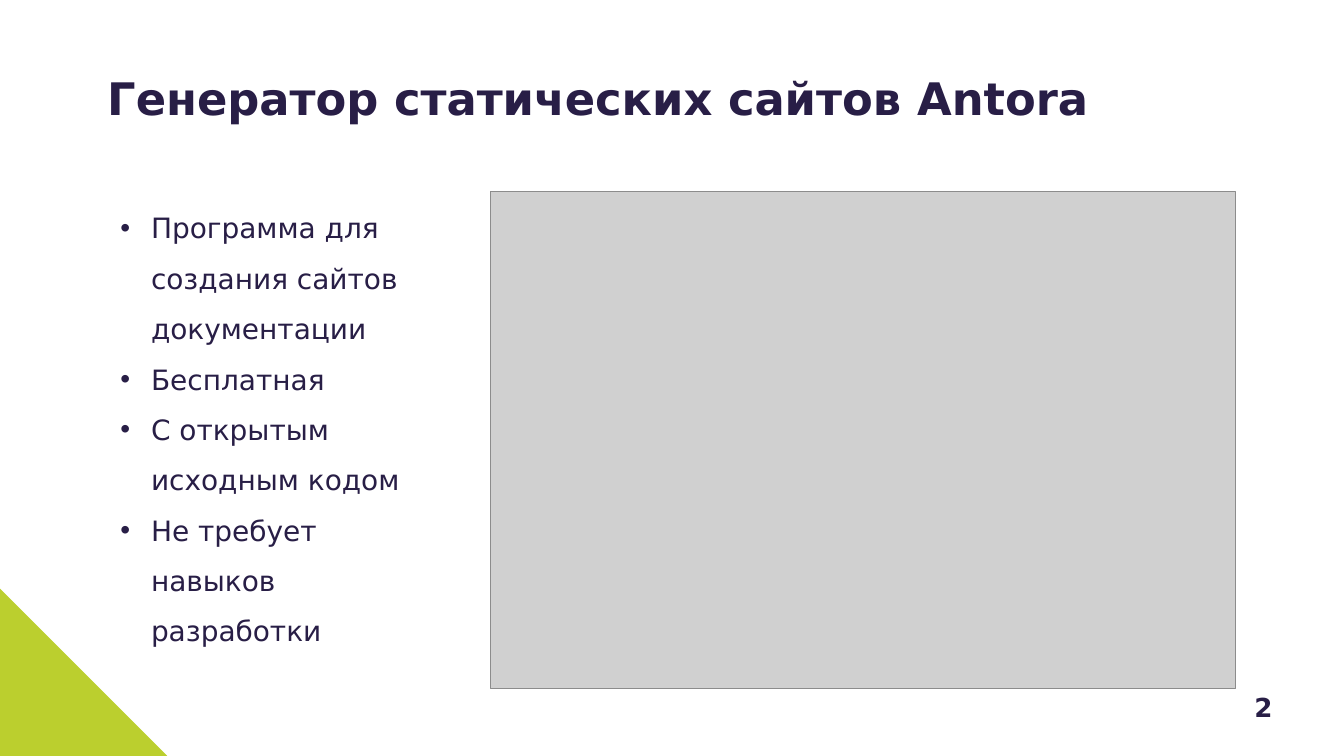
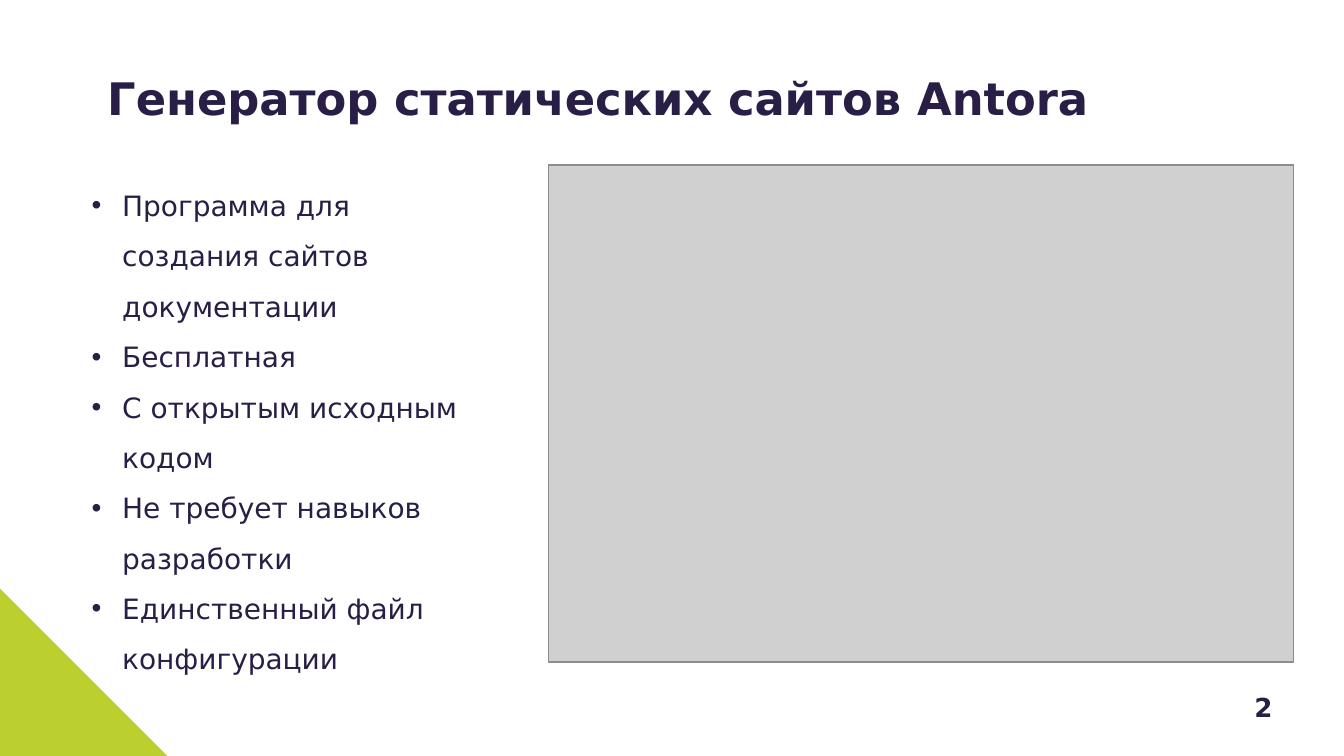
Before and after one commit to Grolribasi/articles, a slide deck: slide 2 of Презентация.pptx. Drawn at 1344x756 pixels with LibreOffice and Linux fonts; fonts in the diff are those of the drawing; grey boxes stand for pictures. Boxes give left, top, right and bottom in pixels: in the first picture for what was removed or moved away, otherwise in the second. Text is boxed around its words. In the diff, an @@ line names an element or a change of style, - is before the commit and + after.

```diff
--- a/Презентация.pptx
+++ b/Презентация.pptx
@@ text "Программа для создания сайтов документации": place and size @@
-text "Программа для создания сайтов документации" at (151, 217, 400, 647)
+text "Программа для создания сайтов документации" at (122, 195, 457, 675)
@@ picture: place and size @@
-picture at (491, 192, 1235, 689)
+picture at (548, 165, 1293, 663)
@@ text at (122, 597, 424, 675): paragraph added @@
+• Единственный файл конфигурации
```
Also in this commit, not shown: 1 other file.
